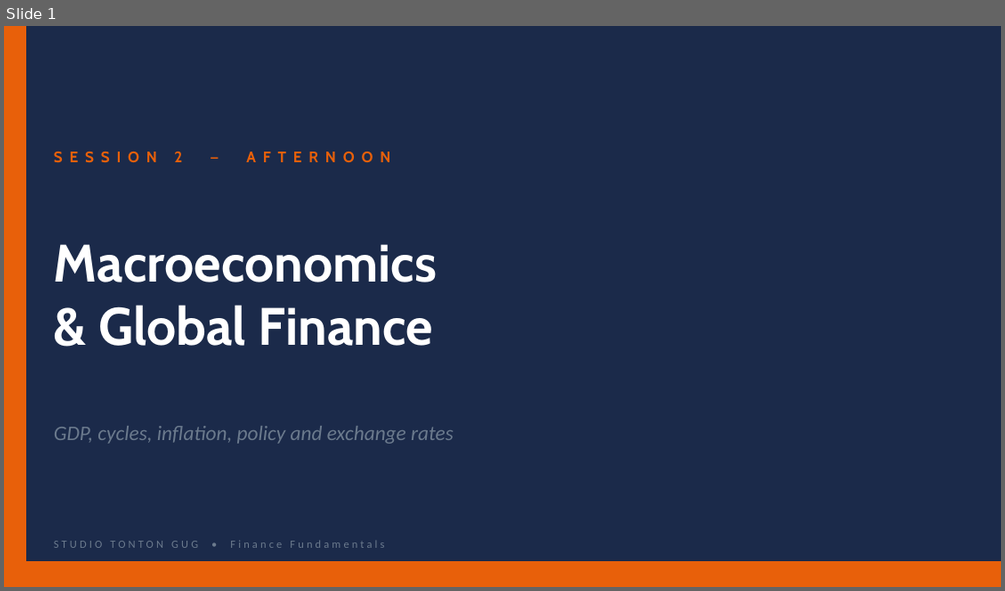
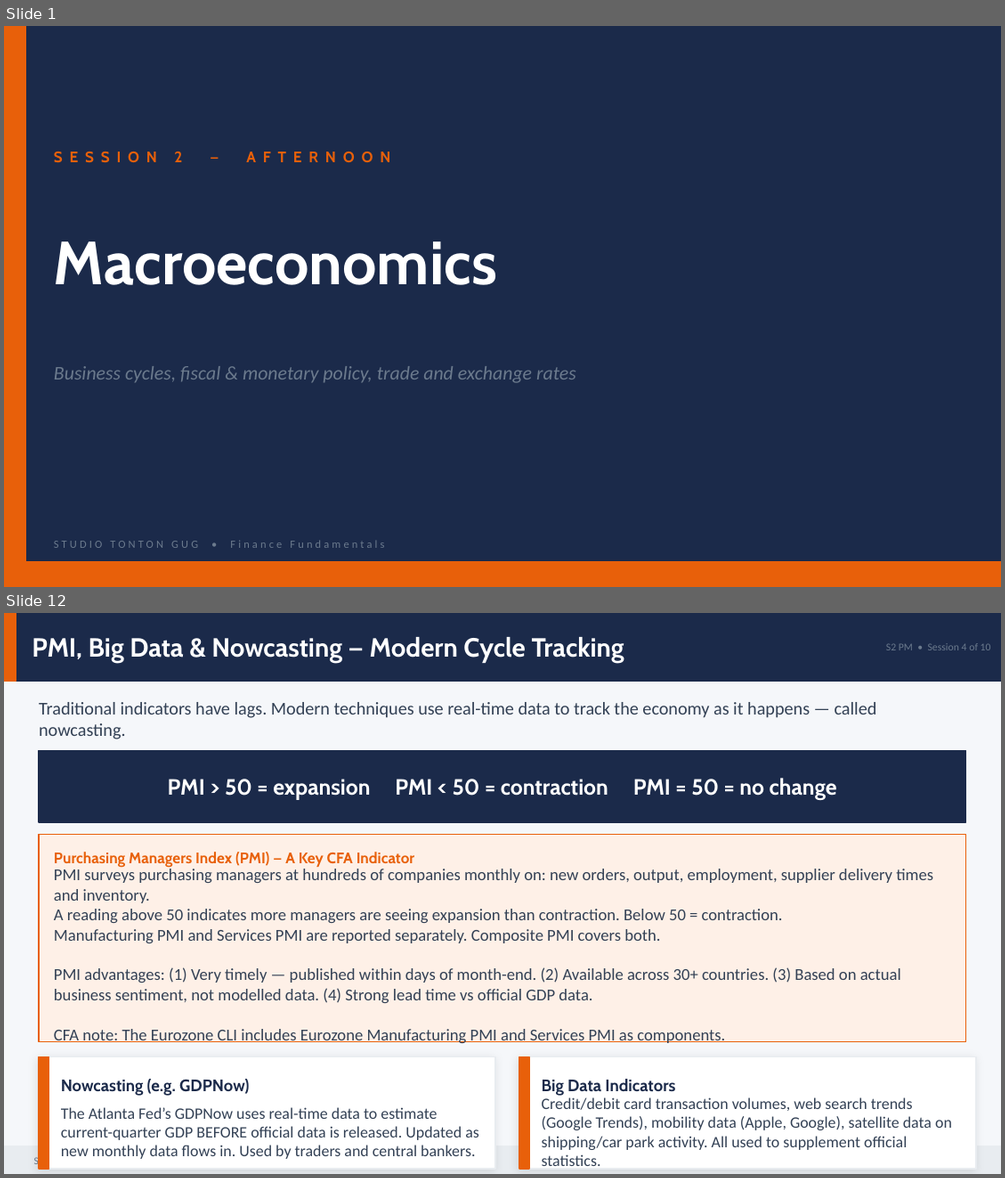
Before and after one commit to Gug4ever/Tonton_Gug_Studio, a slide deck: assets/finance/S04_Macroeconomics.pptx. Shown one above the other, each under a label of ours: slide 1 before the commit, slides 1 and 12 after it; the slides between them are not shown. The pictures are 1005x591 and 1005x1178 pixels, drawn with LibreOffice and Linux fonts; fonts in the diff are those of the drawing. Boxes give left, top, right and bottom in pixels: in the first picture for what was removed or moved away, otherwise in the second. Text is boxed around its words. In the diff, an @@ line names an element or a change of style, - is before the commit and + after.

```diff
--- a/assets/finance/S04_Macroeconomics.pptx
+++ b/assets/finance/S04_Macroeconomics.pptx
@@ slide 12 added at (4, 613, 1001, 1174), background #F5F7FA @@
@@ rectangle added at (4, 613, 1001, 681), fill #1B2A4A, outline #1B2A4A 1 pt @@
@@ rectangle added at (4, 613, 16, 681), fill #E8600A, outline #E8600A 1 pt @@
@@ text added at (32, 637, 624, 663), 19 pt, text #FFFFFF, bold @@
+PMI, Big Data & Nowcasting — Modern Cycle Tracking
@@ text added at (886, 643, 991, 650), 7.5 pt, text #6B7A8D @@
+S2 PM • Session 4 of 10
@@ text added at (39, 702, 877, 739), 13 pt, text #334155 @@
+Traditional indicators have lags. Modern techniques use real-time data to track the economy as it happens — called nowcasting.
@@ rectangle added at (39, 751, 966, 822), fill #1B2A4A, outline #1B2A4A 1 pt @@
@@ text added at (168, 778, 837, 800), 16 pt, text #FFFFFF, bold @@
+PMI > 50 = expansion PMI < 50 = contraction PMI = 50 = no change
@@ rectangle added at (39, 835, 966, 1042), fill #FEF0E7, outline #E8600A 1 pt @@
@@ text added at (54, 852, 415, 868), 11 pt, text #E8600A, bold @@
+Purchasing Managers Index (PMI) — A Key CFA Indicator
@@ text added at (54, 867, 933, 1044), 12 pt, text #334155 @@
+PMI surveys purchasing managers at hundreds of companies monthly on: new orders, output, employment, supplier delivery times and inventory.
+A reading above 50 indicates more managers are seeing expansion than contraction. Below 50 = contraction.
+Manufacturing PMI and Services PMI are reported separately. Composite PMI covers both.
+PMI advantages: (1) Very timely — published within days of month-end. (2) Available across 30+ countries. (3) Based on actual business sentiment, not modelled data. (4) Strong lead time vs official GDP data.
+CFA note: The Eurozone CLI includes Eurozone Manufacturing PMI and Services PMI as components.
@@ rectangle added at (39, 1056, 495, 1168), fill #FFFFFF, outline #E8ECF0 1 pt @@
@@ rectangle added at (39, 1056, 48, 1168), fill #E8600A, outline #E8600A 1 pt @@
@@ rectangle added at (519, 1056, 976, 1168), fill #FFFFFF, outline #E8ECF0 1 pt @@
@@ rectangle added at (519, 1056, 529, 1168), fill #E8600A, outline #E8600A 1 pt @@
@@ text added at (61, 1078, 250, 1095), 12 pt, text #1B2A4A, bold @@
+Nowcasting (e.g. GDPNow)
@@ text added at (542, 1078, 675, 1095), 12 pt, text #1B2A4A, bold @@
+Big Data Indicators
@@ text added at (61, 1107, 479, 1159), 11.5 pt, text #334155 @@
+The Atlanta Fed’s GDPNow uses real-time data to estimate current-quarter GDP BEFORE official data is released. Updated as new monthly data flows in. Used by traders and central bankers.
@@ text added at (542, 1097, 952, 1166), 11.5 pt, text #334155 @@
+Credit/debit card transaction volumes, web search trends (Google Trends), mobility data (Apple, Google), satellite data on shipping/car park activity. All used to supplement official statistics.
@@ rectangle added at (4, 1146, 1001, 1174), fill #E8ECF0, outline #E8ECF0 1 pt @@
@@ text added at (34, 1155, 238, 1167), 7.5 pt, text #6B7A8D @@
+STUDIO TONTON GUG | Finance Fundamentals
@@ slide 1 changed as well @@
@@ text "Macroeconomics" at (54, 241, 497, 285): size 38 to 44 pt @@
@@ text at (98, 305, 433, 346): paragraph removed @@
-& Global Finance
@@ text at (54, 366, 576, 383): text changed; size 15 to 14 pt @@
-GDP, cycles, inflation, policy and exchange rates
+Business cycles, fiscal & monetary policy, trade and exchange rates
```
Also in this commit, not shown: 35 other slides added, 10 slides removed, 23 other files.
